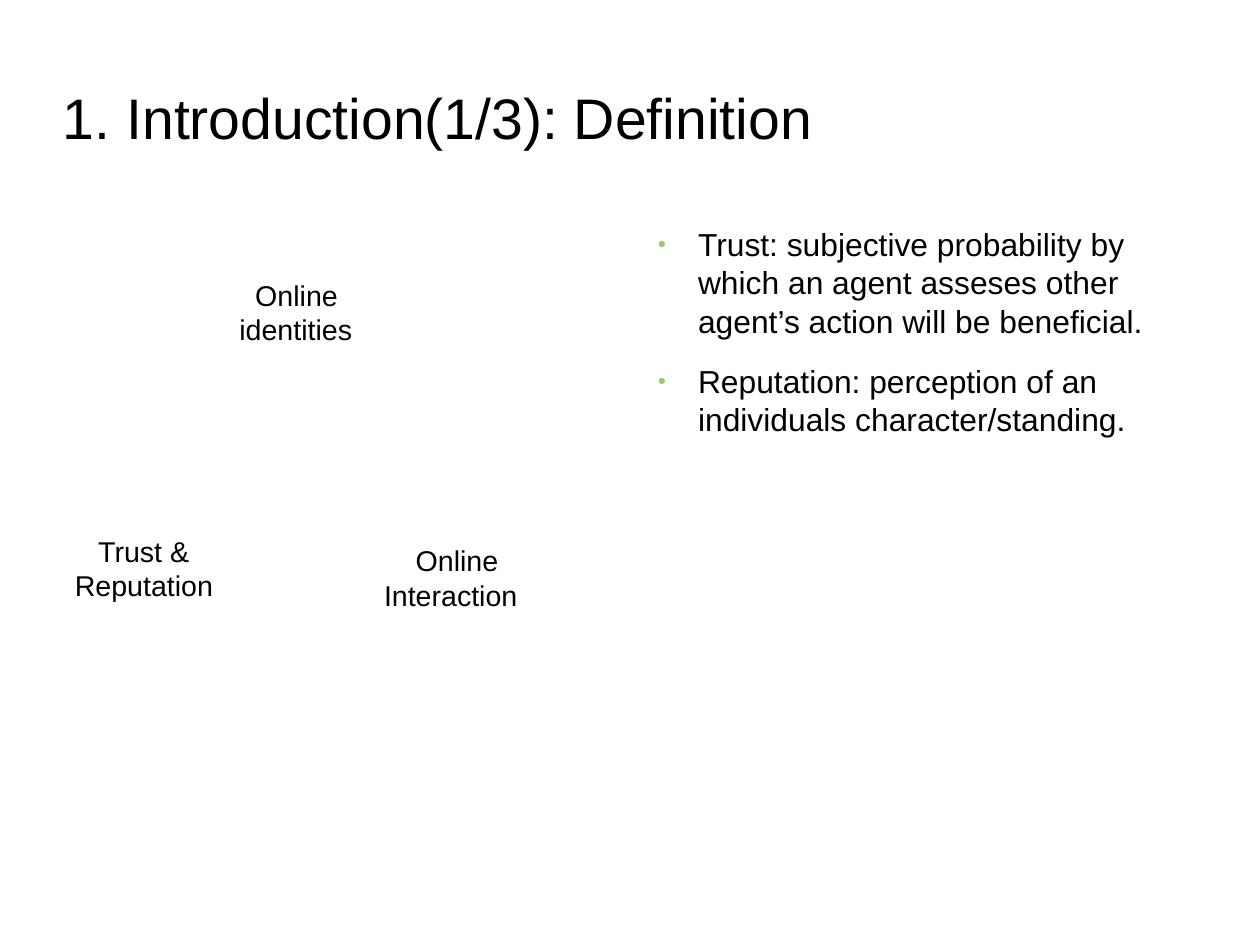
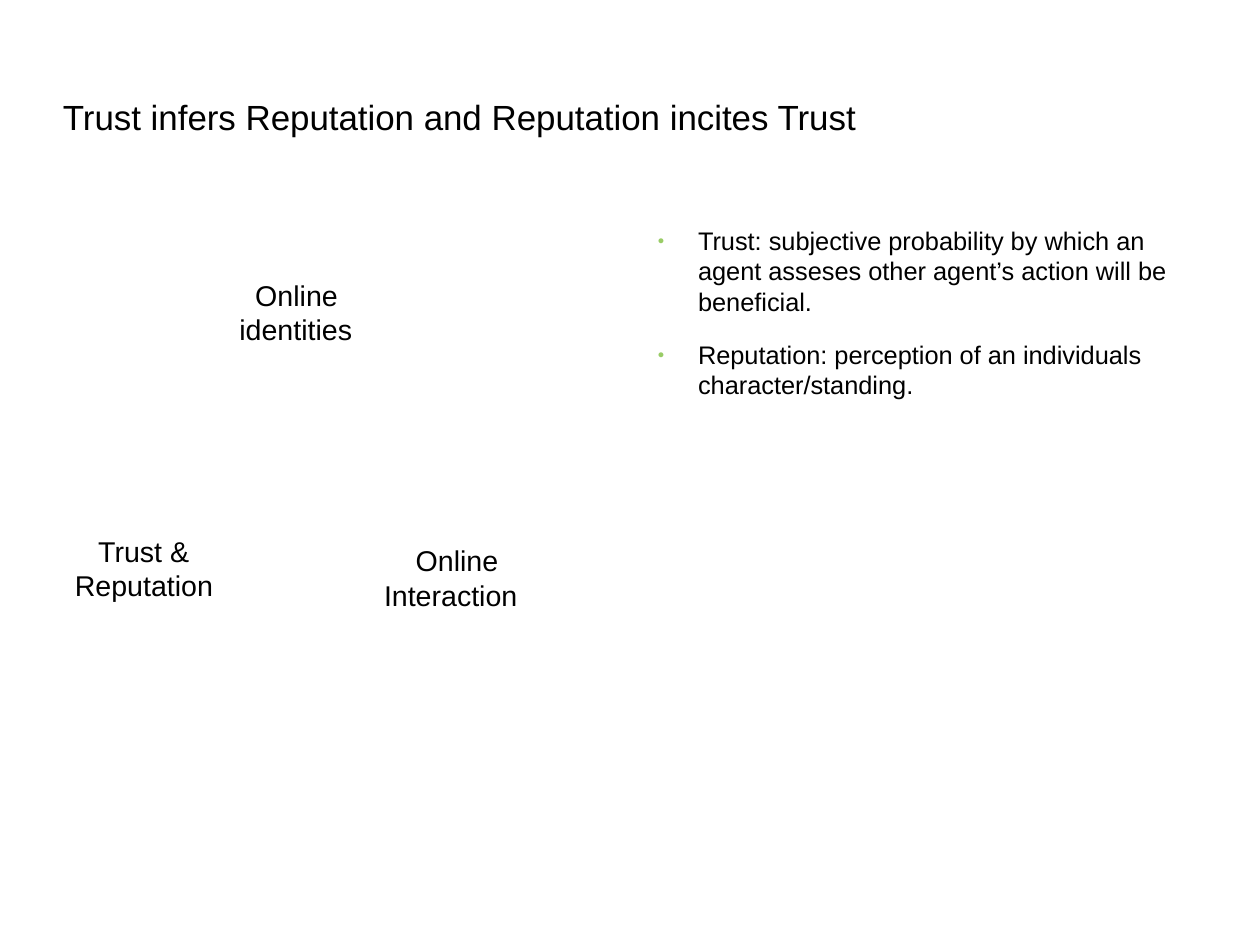
Before and after one commit to s2-t2/blockchain_reputation_system, a slide deck: slide 4 of documents/Presentation/Presentation.odp. Drawn at 1260x945 pixels with LibreOffice and Linux fonts; fonts in the diff are those of the drawing; background and template pictures are left out. Boxes give left, top, right and bottom in pixels: in the first picture for what was removed or moved away, otherwise in the second. Text is boxed around its words. In the diff, an @@ line names an element or a change of style, - is before the commit and + after.

```diff
--- a/documents/Presentation/Presentation.odp
+++ b/documents/Presentation/Presentation.odp
@@ title at (63,104,856,137): text changed; size 36 to 22 pt @@
-1. Introduction(1/3): Definition
+Trust infers Reputation and Reputation incites Trust
@@ text "Trust: subjective probability by which ..." at (698,231,1166,400): size 20 to 16 pt @@
```
Also in this commit, not shown: 11 other slides changed, 7 slides added, 8 slides removed, 4 other files.
